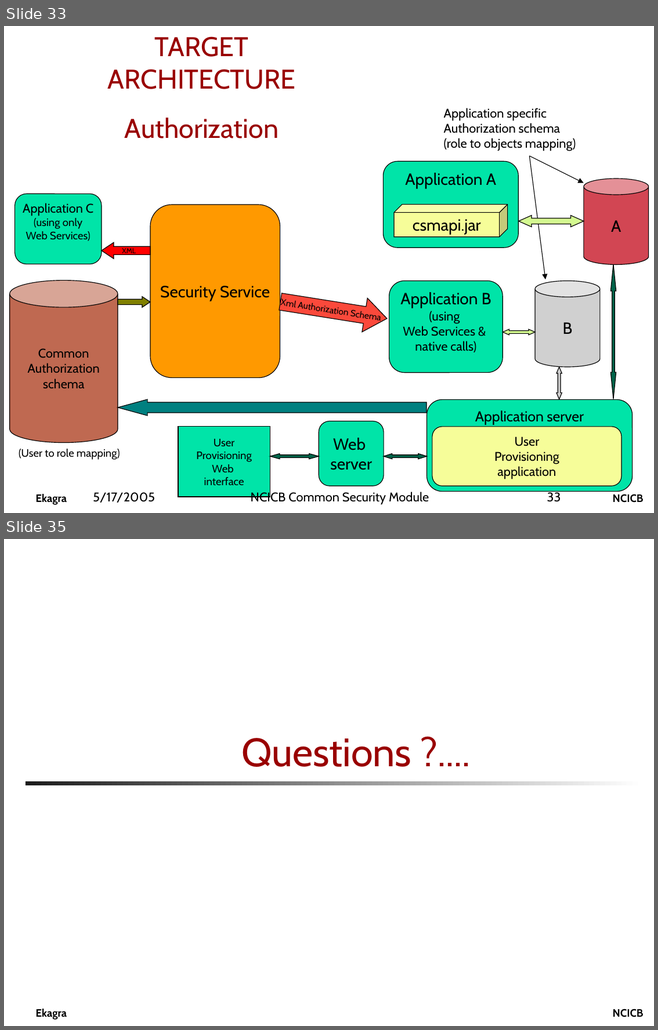
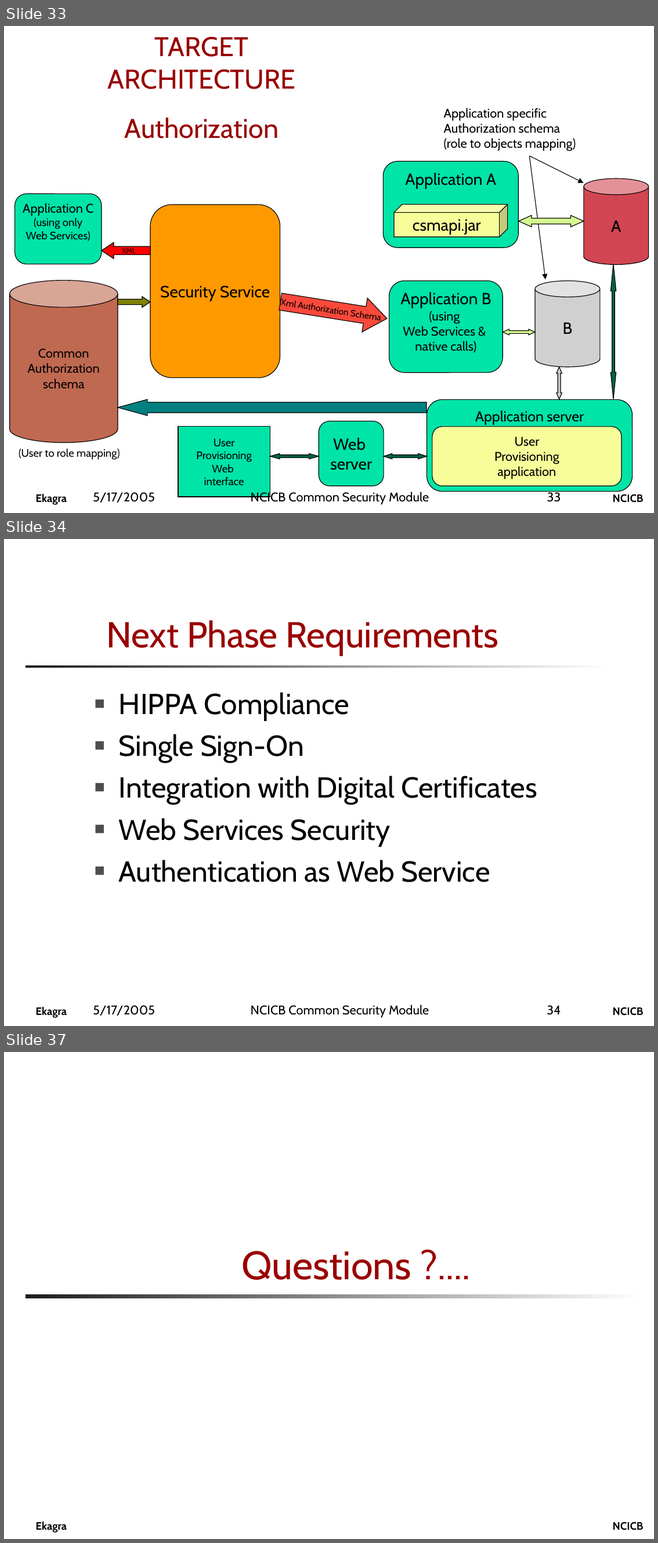
Before and after one commit to CBIIT/common-security-module-docs, a slide deck: Presentations/CSM_Presentation_for_CRIX.ppt. Shown one above the other, each under a label of ours: slides 33 and 35 before the commit, slides 33, 34 and 37 after it; the slides between them are not shown. The pictures are 658x1030 and 658x1543 pixels, drawn with LibreOffice and Linux fonts; fonts in the diff are those of the drawing; grey boxes stand for pictures; background and template pictures are left out. Boxes give left, top, right and bottom in pixels: in the first picture for what was removed or moved away, otherwise in the second. Text is boxed around its words. In the diff, an @@ line names an element or a change of style, - is before the commit and + after.

```diff
--- a/Presentations/CSM_Presentation_for_CRIX.ppt
+++ b/Presentations/CSM_Presentation_for_CRIX.ppt
@@ slide 34 added at <box>4,539,654,1026</box>, background #FFFFFF; not listed: 2 template elements that a slide beside it also shows @@
@@ title added at <box>106,620,499,656</box>, 40 pt, text #990000 @@
+Next Phase Requirements
@@ rectangle added at <box>25,665,610,668</box>, fill gradient #FFFFFF to #1C1C1C @@
@@ text added at <box>119,692,537,882</box>, 32 pt, text #000000 @@
+■ HIPPA Compliance
+■ Single Sign-On
+■ Integration with Digital Certificates
+■ Web Services Security
+■ Authentication as Web Service
@@ text added at <box>93,1005,155,1016</box>, 14 pt, text #000000 @@
+5/17/2005
@@ text added at <box>250,1005,429,1017</box>, 14 pt, text #000000 @@
+NCICB Common Security Module
@@ page number added at <box>546,1005,560,1015</box>, 14 pt, text #000000 @@
+34
@@ what was slide 35 is now slide 37 @@
```
Also in this commit, not shown: 1 slide changed, 1 other slide added.
